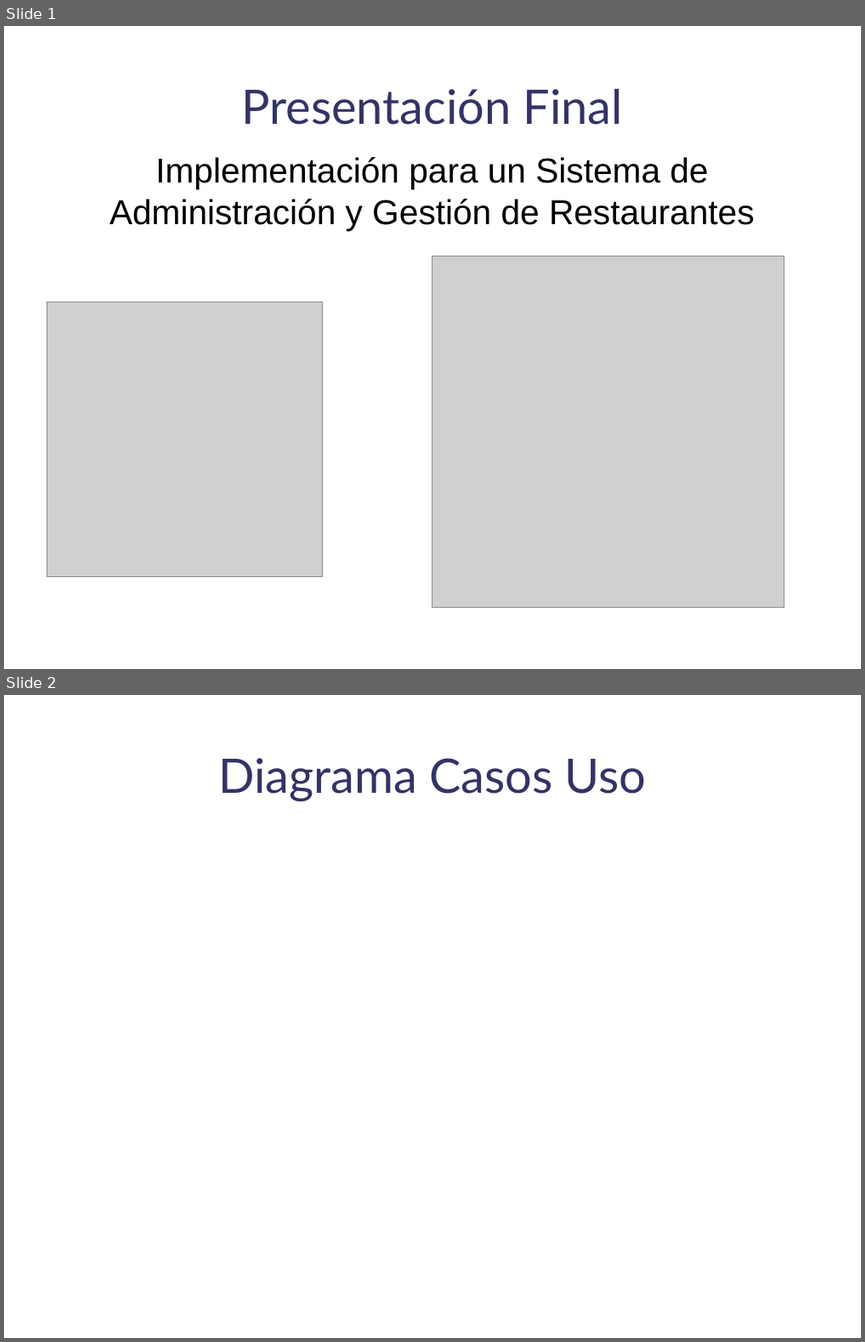
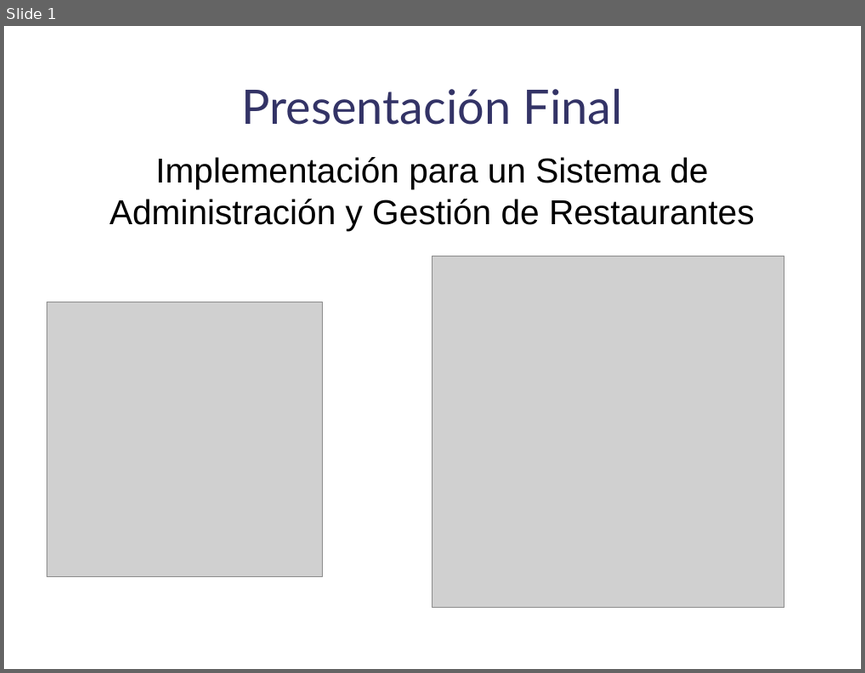
Before and after one commit to danoco78/touchteam, a slide deck: 3_iteracion/Planificacion/Presentacion Final.odp. Shown one above the other, each under a label of ours: slides 1 and 2 before the commit, slide 1 after it. The pictures are 865x1342 and 865x673 pixels, drawn with LibreOffice and Linux fonts; fonts in the diff are those of the drawing; grey boxes stand for pictures; background and template pictures are left out. Boxes give left, top, right and bottom in pixels: in the first picture for what was removed or moved away, otherwise in the second. Text is boxed around its words. In the diff, an @@ line names an element or a change of style, - is before the commit and + after.

```diff
--- a/3_iteracion/Planificacion/Presentacion Final.odp
+++ b/3_iteracion/Planificacion/Presentacion Final.odp
@@ slide 2 removed at (4, 695, 861, 1338), background picture (left out) @@
@@ title removed at (218, 758, 647, 801) @@
-Diagrama Casos Uso
```
Also in this commit, not shown: 2 slides changed, 2 slides added, 1 other file.
